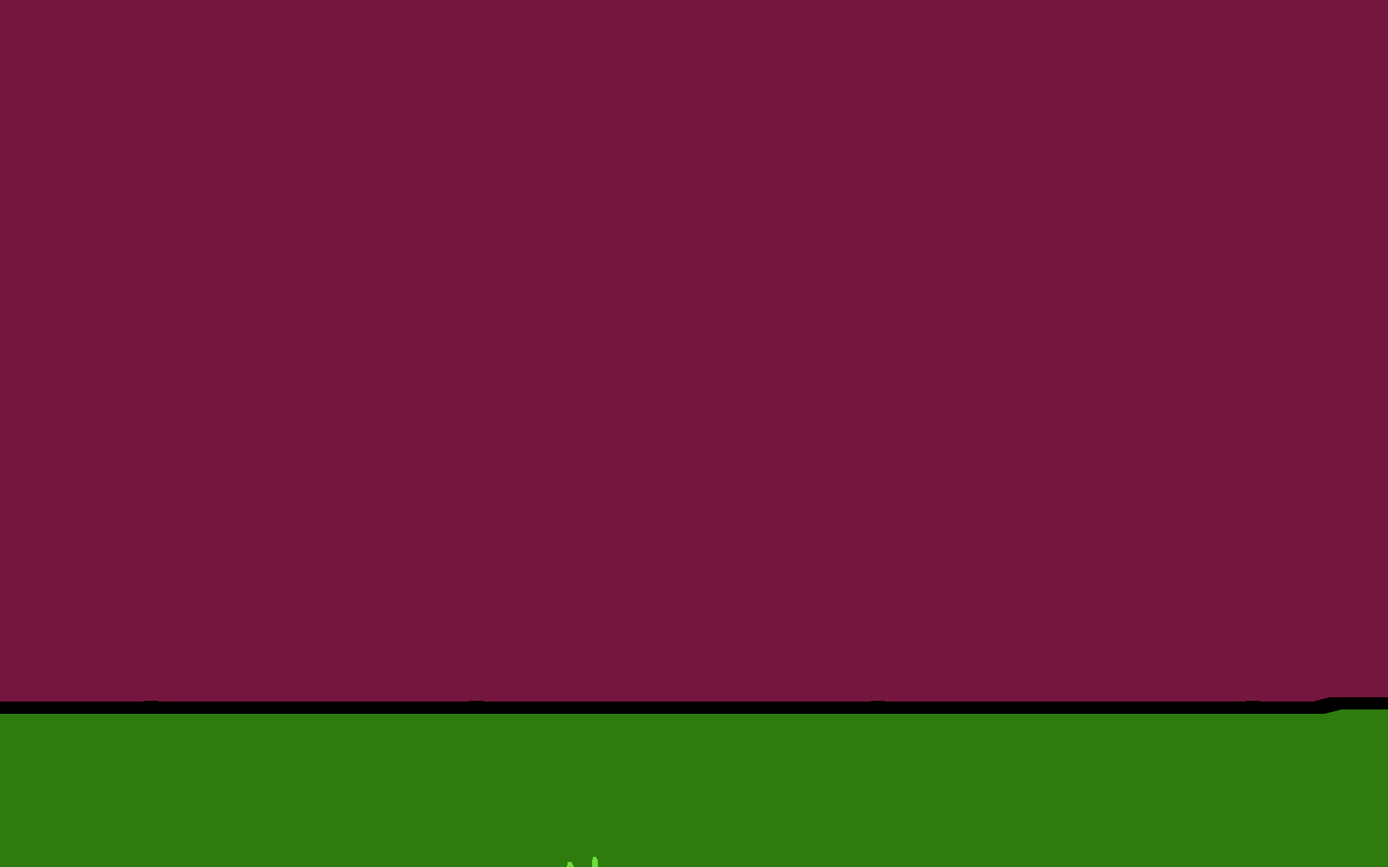
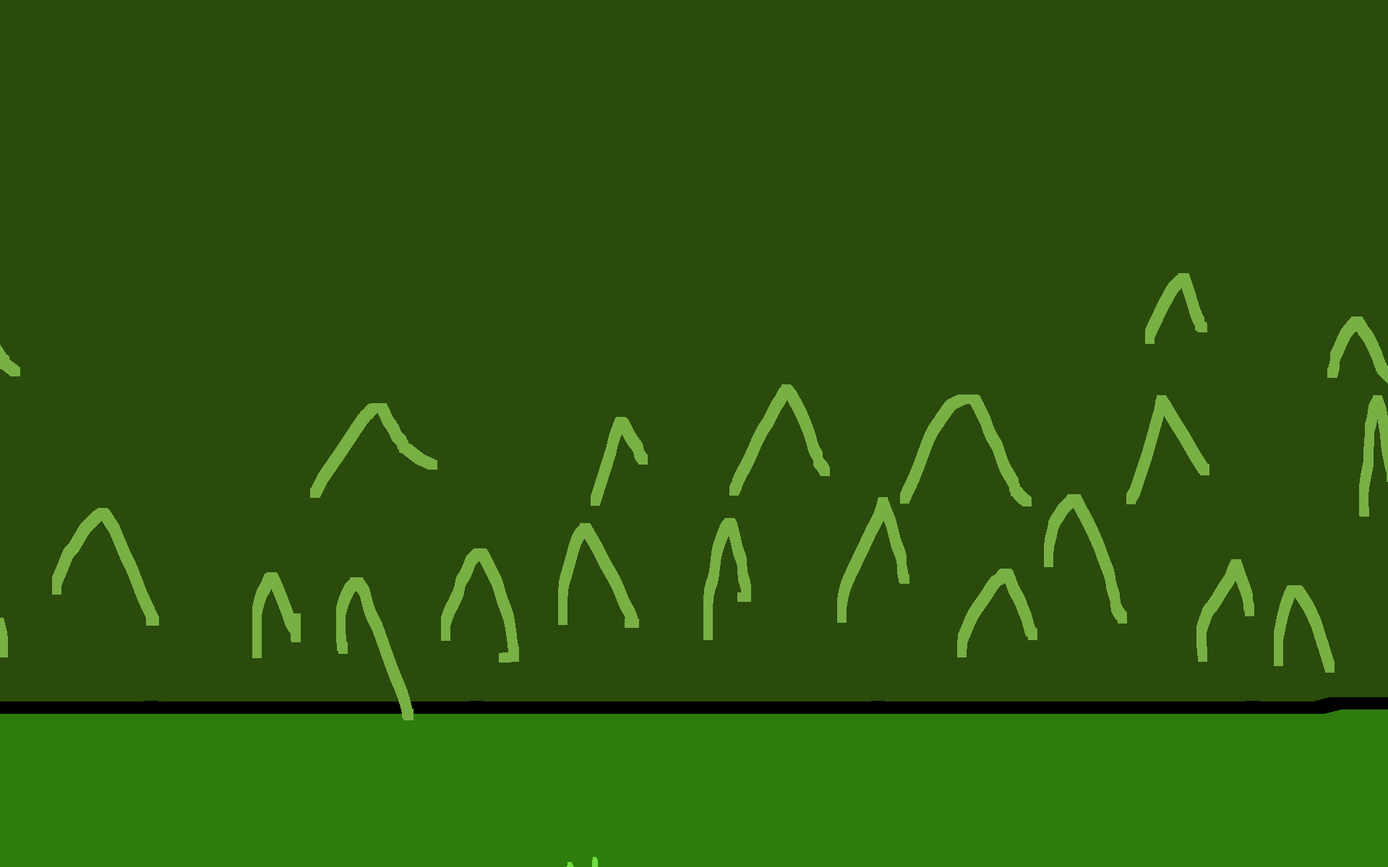
Revision of a layered w=1388, h=867 image; what changed, layer by layer:
moved "貼り付けられたレイヤー" above "フィールド02.bmp", painted on it over box(0, 0, 1388, 721)
